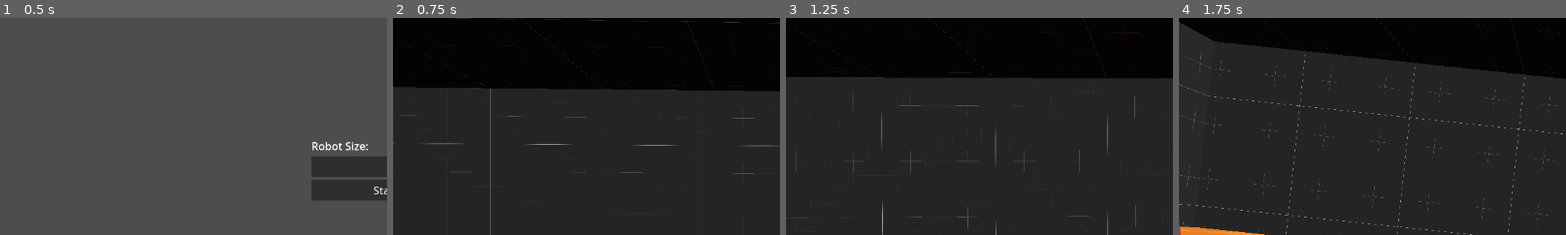
Above: before the commit, frames 1-4 (left to right).
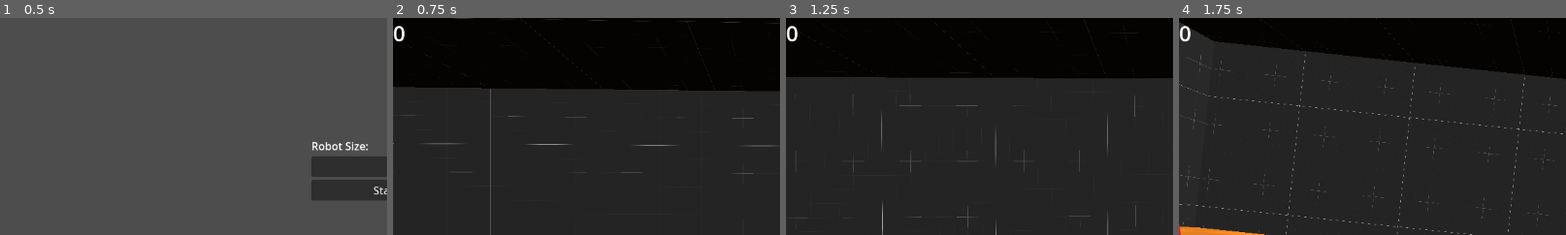
Above: after the commit, the same moments.

Repository: CollinRoboticsClub/STORMsimulator
Game: Godot game, scene res://menu.tscn
The game is run twice, just before and just after one commit, with the same random seed, the same clock (stepped at 60 frames per second) and the same inputs.
Inputs:
- Up to frame 1 (0.5 s): no input
- Up to frame 2 (0.75 s): click "Start" at 0.5 s
- Up to frame 3 (1.25 s): no input
- Up to frame 4 (1.75 s): tap Enter at 1.25 s; hold D (right) from 1.28 s (still down); tap R (toggle) at 1.35 s
The pictures show only the part of the screen within x 0-50%, y 0-50%; the shares and areas given below are measured in that part.

Frame 1 is identical in both runs. In frame 2, 0.1% of the frame differs, in the area x 0-4%, y 3-12%; in frame 3, 0.1%; in frame 4, 0.1%.

Commit message:
bawl collection done
the bot now deletifies bawls it runs into until it's counter hits 2

Diff:
--- a/control_stats.gd
+++ b/control_stats.gd
@@ -10,3 +10,4 @@
 func _process(delta):
 	Robotstats.move_force = $VBoxContainer/speedslider.value
 	Robotstats.turn_force = $VBoxContainer/turnslider.value
+	$Label.text = str(Robotstats.bawlcount)
--- a/robotstats.gd
+++ b/robotstats.gd
@@ -6,3 +6,4 @@
 var size_index = 0
 var move_force = 50
 var turn_force = 5
+var bawlcount = 0
--- a/scene.tscn
+++ b/scene.tscn
@@ -250,4 +250,12 @@
 max_value = 10.0
 value = 5.0
 
+[node name="Label" type="Label" parent="Control"]
+layout_mode = 0
+offset_right = 237.0
+offset_bottom = 104.0
+theme_override_font_sizes/font_size = 32
+text = "text
+"
+
 [connection signal="timeout" from="spawnernode/Timer" to="spawnernode" method="_on_timer_timeout"]
--- a/scenes/bawl.tscn
+++ b/scenes/bawl.tscn
@@ -16,7 +16,7 @@
 radius = 0.076
 height = 0.152
 
-[node name="Bawl" type="RigidBody3D"]
+[node name="Bawl" type="RigidBody3D" groups=["bawl"]]
 script = ExtResource("1_xk4jj")
 
 [node name="CollisionShape3D" type="CollisionShape3D" parent="."]
--- a/scenes/robot.gd
+++ b/scenes/robot.gd
@@ -6,6 +6,9 @@
 
 @export var move_force = 50
 @export var rotation_force = 0.5
+
+@onready var area = $bawlsensor
+
 
 func _ready():
 	$CollisionShape3D.shape = Robotstats.sizes[Robotstats.size_index]
@@ -43,3 +46,14 @@
 	apply_central_force((transform.basis.z*move_force)*ca.x)
 	apply_central_force((transform.basis.x*move_force)*ca.y)
 	angular_velocity.y += rotation_force*ca.z
+
+
+
+
+
+
+func bawl(body):
+	if not body.is_in_group("bawl"): return
+	if Robotstats.bawlcount > 1: return
+	body.queue_free()
+	Robotstats.bawlcount += 1
--- a/scenes/robot.tscn
+++ b/scenes/robot.tscn
@@ -9,6 +9,9 @@
 [sub_resource type="BoxMesh" id="BoxMesh_turv3"]
 size = Vector3(0.457, 0.457, 0.457)
 
+[sub_resource type="BoxShape3D" id="BoxShape3D_gxjgc"]
+size = Vector3(0.414185, 0.135498, 0.359375)
+
 [node name="Robot" type="RigidBody3D"]
 mass = 10.0
 physics_material_override = SubResource("PhysicsMaterial_5fgxc")
@@ -16,8 +19,6 @@
 center_of_mass = Vector3(0, -1, 0)
 angular_damp = 5.0
 script = ExtResource("1_g0ks3")
-move_force = null
-rotation_force = null
 
 [node name="CollisionShape3D" type="CollisionShape3D" parent="."]
 shape = ExtResource("2_1akga")
@@ -28,3 +29,11 @@
 [node name="Camera3D" type="Camera3D" parent="."]
 transform = Transform3D(1, 0, 0, 0, 1, 0, 0, 0, 1, 0, 0.162154, -0.256822)
 current = true
+
+[node name="bawlsensor" type="Area3D" parent="."]
+
+[node name="CollisionShape3D" type="CollisionShape3D" parent="bawlsensor"]
+transform = Transform3D(1, 0, 0, 0, 1, 0, 0, 0, 1, 0.00319453, -0.130981, -0.193359)
+shape = SubResource("BoxShape3D_gxjgc")
+
+[connection signal="body_entered" from="bawlsensor" to="." method="bawl"]
Not shown: 1 places in scenes/robot.tscn that only renumber resources
